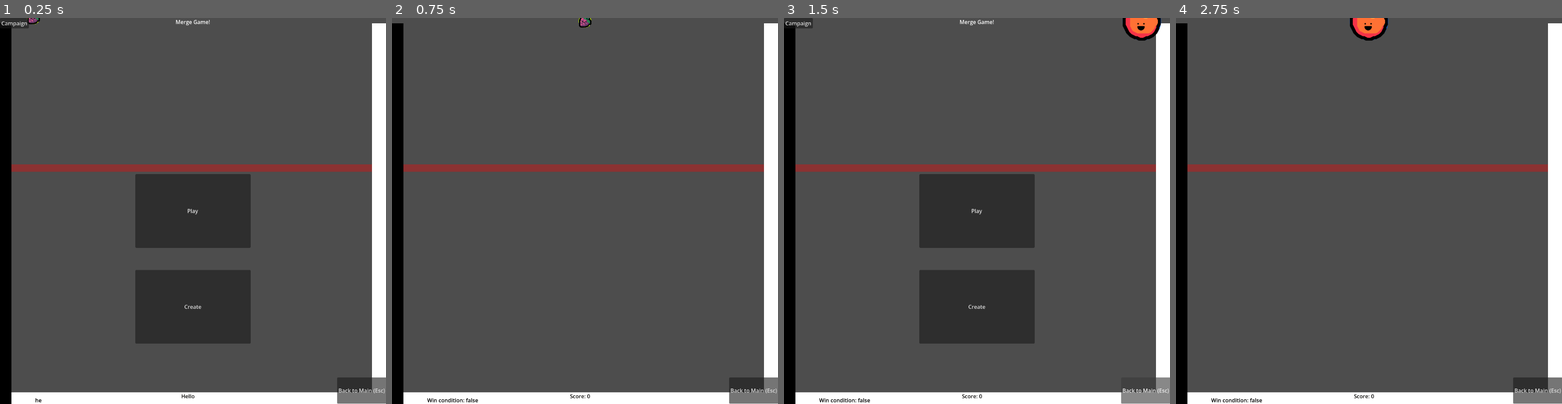
Above: before the commit, frames 1-4 (left to right).
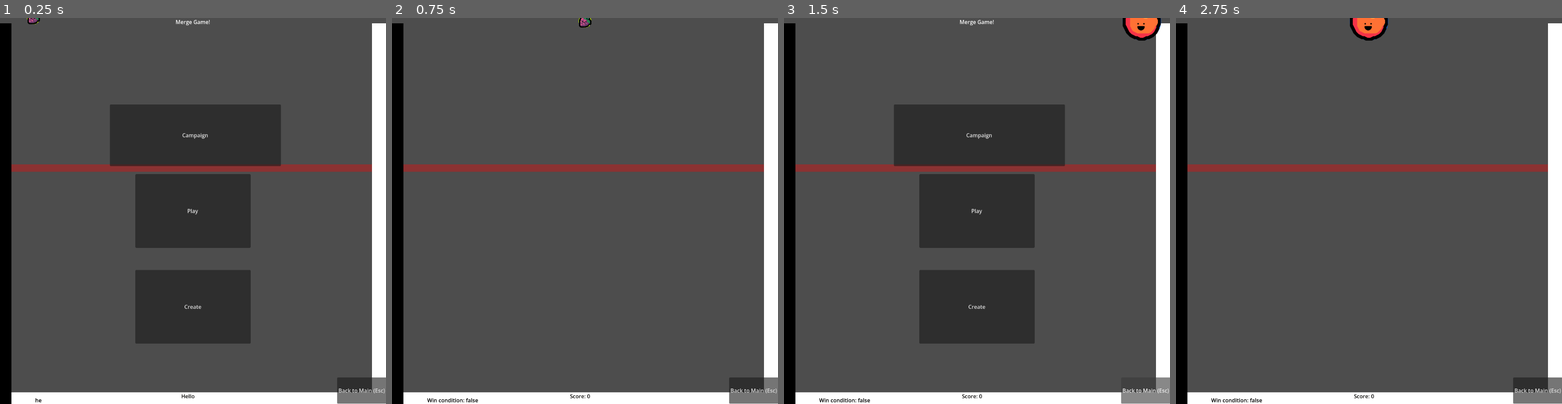
Above: after the commit, the same moments.

Repository: tkscs/project-4-make-a-game-unsteadyapp
Game: Godot game, scene res://main.tscn
The game is run twice, just before and just after one commit, with the same random seed, the same clock (stepped at 60 frames per second) and the same inputs.
Inputs:
- Up to frame 1 (0.25 s): no input
- Up to frame 2 (0.75 s): click "Play" at 0.5 s
- Up to frame 3 (1.5 s): click "Back to Main (Esc)" at 1.25 s
- Up to frame 4 (2.75 s): click "Play" at 2 s

The runs differ from the first frame. In frame 1, 7.2% of the frame differs, in the area x 0-73%, y 0-39%; in frame 2, nothing differs; in frame 3, 7.2%; in frame 4, nothing differs.

Commit message:
CampaignImplemented

Diff:
--- a/container.gd
+++ b/container.gd
@@ -5,7 +5,7 @@
 func _ready() -> void:
 	Autoload.stateChange.connect(statechange)
 func statechange():
-	if(Autoload.state == "playing"):
+	if(Autoload.state == "playing" or Autoload.state == "campaign"):
 		Autoload.clamps = [$clamp.position,$clamp2.position]
 
 # Called every frame. 'delta' is the elapsed time since the previous frame.
--- a/commons.gd
+++ b/fruitExtras.gd
@@ -1,6 +1,8 @@
 class_name fruitExtra extends Node
 
-
+const campaignLevels = [
+	{"name":"Level 1","level":"""{"poly":[{"bounce":0.0,"collisionEvent":null,"friction":0.3,"polygon":["(1103.0, 430.0)","(559.0, 1100.0)","(569.0, 1109.0)","(1116.0, 439.0)"]},{"bounce":0.0,"collisionEvent":null,"friction":0.3,"polygon":["(561.0, 1094.0)","(23.0, 447.0)","(17.0, 453.0)","(552.0, 1116.0)"]}],"settings":{"expressionToWin":"score>100","gravity":2,"maxSpawnRate":0.4,"ogsize":1}}"""}
+	]
 
 #polygonIs.texture =
 static func levelToSize(level:int):
@@ -38,11 +40,15 @@
 		for i in objFromUserString["poly"]:
 			print(i)
 			for j in range(i["polygon"].size()):
-				print(i["polygon"][j])
 				i["polygon"][j] = str_to_var("Vector2" + i["polygon"][j] + "")
 			allCollisionObj.append(fruitExtra.addNewPoly(i["polygon"],i["bounce"],i["friction"],i["collisionEvent"]))
 		for j in objFromUserString["settings"]:
-			ref.set("Autoload." + j, float(objFromUserString["settings"][j]))
+			if(j == "expressionToWin"):
+				Autoload.set(j, objFromUserString["settings"][j])
+			else:
+				print(j)
+				Autoload.set(j, float(objFromUserString["settings"][j]))
+			#ref.set("Autoload." + j, float(objFromUserString["settings"][j]))
 	return allCollisionObj
 static func createSaveString(allCollisionObj):
 	var worldSettings = {"gravity":Autoload.gravity,"expressionToWin":Autoload.expressionToWin,"ogsize":Autoload.ogsize,"maxSpawnRate":Autoload.maxSpawnRate}
--- a/hud.gd
+++ b/hud.gd
@@ -6,7 +6,7 @@
 func _process(delta: float) -> void:
 	if(Autoload.state == "playing" or Autoload.state == "campaign"):
 		$Score.text = "Score: " + str(Autoload.score)
-		$"Win condition".text ="Win condition: " + Autoload.expressionToWin
+		$"Win condition".text ="Win condition: " + str(Autoload.expressionToWin)
 
 
 func _on_back_pressed() -> void:
--- a/title.gd
+++ b/title.gd
@@ -24,5 +24,7 @@
 
 
 func _on_campaign_pressed() -> void:
+	fruitExtra.loadFrom(fruitExtra.campaignLevels[0]["level"],self)
+	print(Autoload.expressionToWin)
 	Autoload.state = "campaign"
 	Autoload.stateChange.emit()
--- a/title.tscn
+++ b/title.tscn
@@ -56,8 +56,10 @@
 text = "Create"
 
 [node name="Campaign" type="Button" parent="." unique_id=903584948]
-offset_right = 8.0
-offset_bottom = 8.0
+offset_left = 328.0
+offset_top = 258.0
+offset_right = 838.45166
+offset_bottom = 442.0
 text = "Campaign"
 
 [connection signal="pressed" from="Play" to="." method="_on_play_pressed"]
Renamed: commons.gd.uid -> fruitExtras.gd.uid
